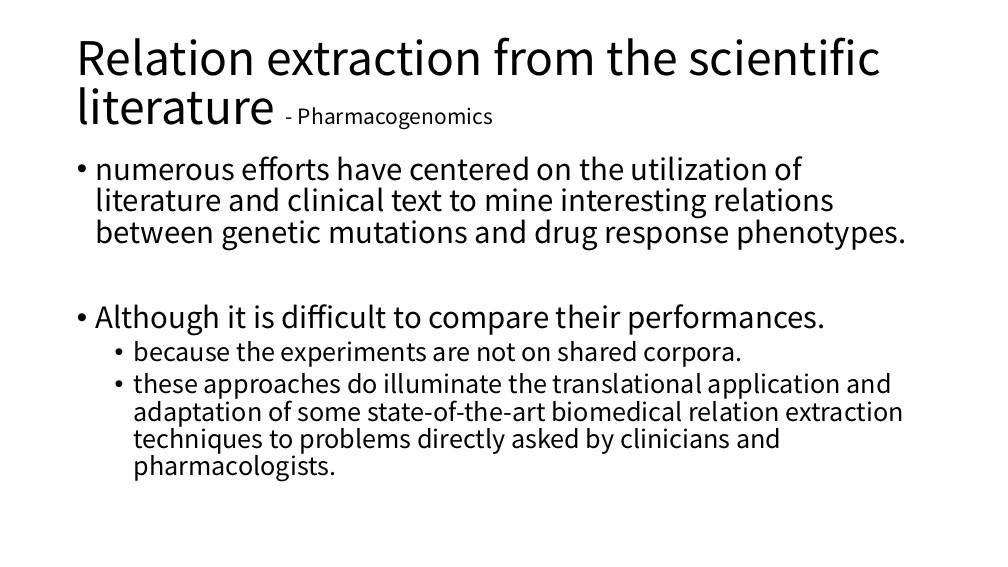
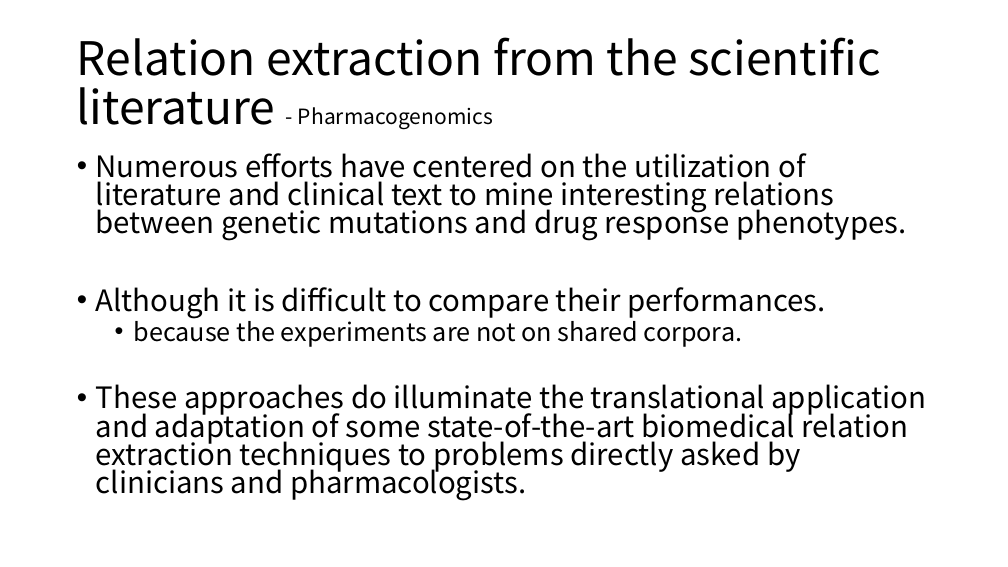
Before and after one commit to moklise/TIL, a slide deck: slide 3 of Review/Brief Bioinform_2016_Luo_Bridging semantics and syntax with graph algorithm/Bridging semantics and syntax with graph3.pptx. Drawn at 1008x567 pixels with LibreOffice and Linux fonts; fonts in the diff are those of the drawing. Boxes give left, top, right and bottom in pixels: in the first picture for what was removed or moved away, otherwise in the second. Text is boxed around its words. In the diff, an @@ line names an element or a change of style, - is before the commit and + after.

```diff
--- a/Review/Brief Bioinform_2016_Luo_Bridging semantics and syntax with graph algorithm/Bridging semantics and syntax with graph3.pptx
+++ b/Review/Brief Bioinform_2016_Luo_Bridging semantics and syntax with graph algorithm/Bridging semantics and syntax with graph3.pptx
@@ text at [96,153,906,241]: text changed @@
-• numerous efforts have centered on the utilization of literature and clinical text to mine interesting relations between genetic mutations and drug response phenotypes.
+• Numerous efforts have centered on the utilization of literature and clinical text to mine interesting relations between genetic mutations and drug response phenotypes.
@@ text at [96,287,825,347]: line spacing 0.9 to 0.8 @@
@@ text at [96,384,926,501]: text changed; size 24 to 28 pt @@
-  • these approaches do illuminate the translational application and adaptation of some state-of-the-art biomedical relation extraction techniques to problems directly asked by clinicians and pharmacologists.
+• These approaches do illuminate the translational application and adaptation of some state-of-the-art biomedical relation extraction techniques to problems directly asked by clinicians and pharmacologists.
```
Also in this commit, not shown: 4 other slides changed, 1 slide removed, 5 other files.
